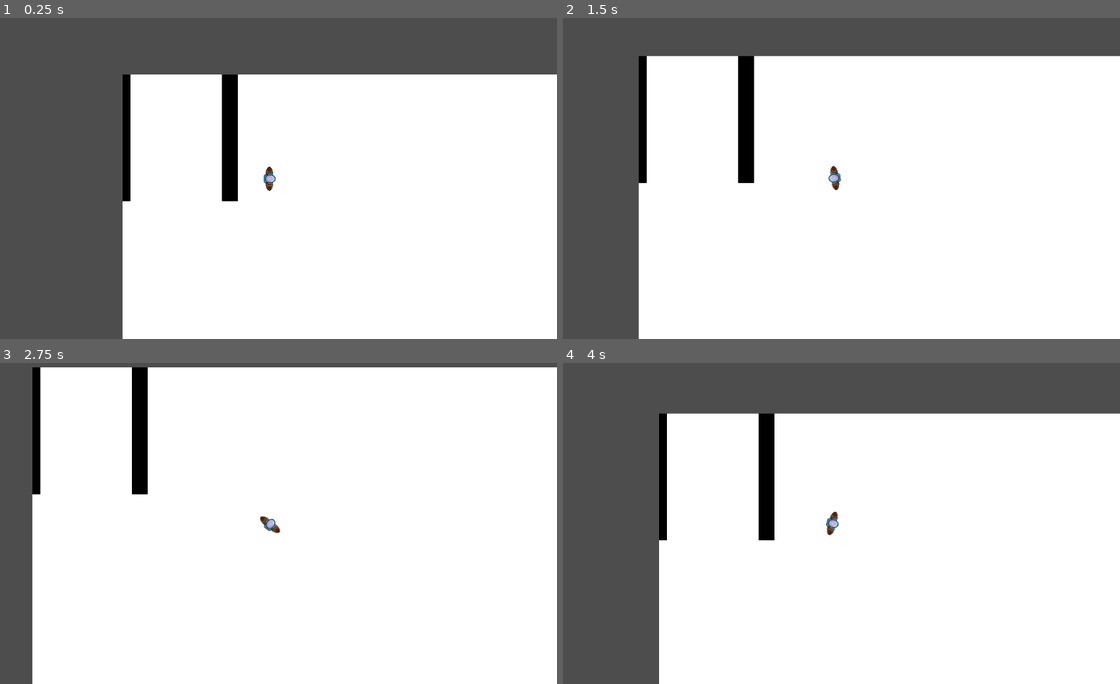
Above: before the commit, frames 1-4 (two rows, left to right).
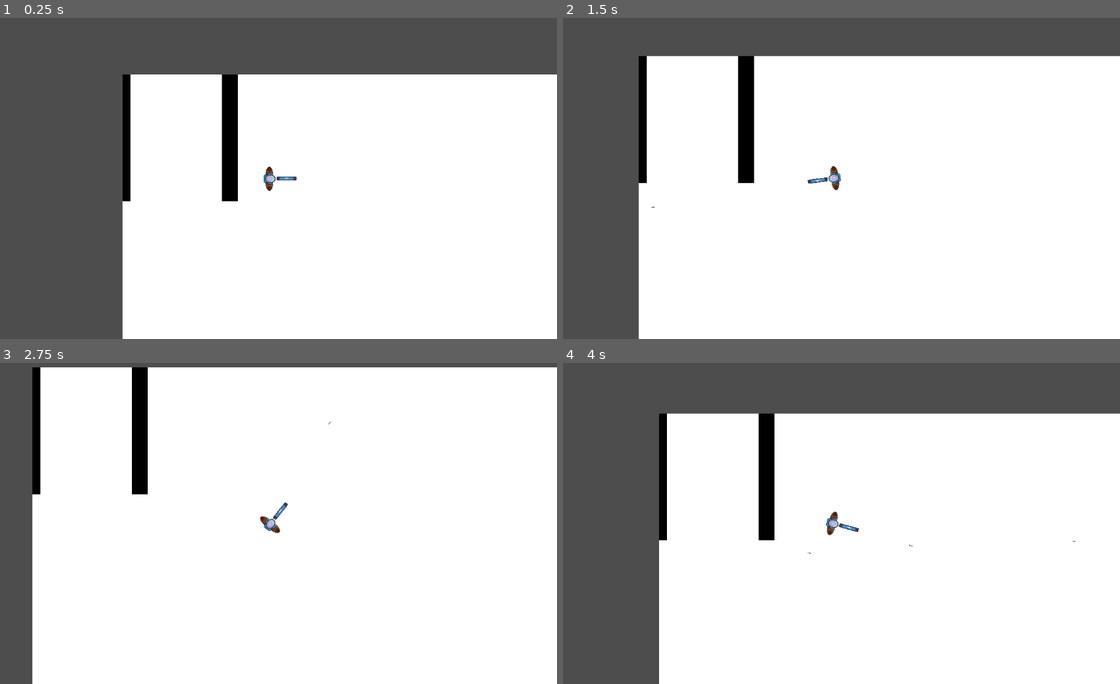
Above: after the commit, the same moments.

Repository: LurkenW/heistrouglite
Game: Godot game, scene res://scenes/bankTemp.tscn
Same seed, same stepped clock (60 frames per second), same inputs: the game is played once before the commit and once after it. The engine's default icon, where the game draws it, is replaced by a stand-in: a white triangle on a blue panel in a dark square.
Inputs (mouse positions are in pixels of both pictures, inside the frame that each line leads up to):
- Up to frame 1 (0.25 s): no input
- Up to frame 2 (1.5 s): tap Enter at 0.5 s; move the mouse to (958, 162) at 0.52 s; press the mouse at (958, 162) at 0.53 s; hold D (move_right) 0.53-1.28 s; move the mouse to (718, 194) at 1.27 s; release the mouse at (718, 194) at 1.28 s; hold S (move_down) from 1.28 s (still down); tap Shift (player_sprint_shift) at 1.35 s
- Up to frame 3 (2.75 s): click (155, 539) at 1.55 s; move the mouse to (328, 452) at 2.02 s; release S (move_down) at 2.03 s; press the mouse at (328, 452) at 2.03 s; hold D (move_right) from 2.03 s (still down)
- Up to frame 4 (4 s): move the mouse to (802, 587) at 2.77 s; release D (move_right) at 2.78 s; release the mouse at (802, 587) at 2.78 s; hold W (move_up) 2.78-3.53 s; click (802, 587) at 2.85 s; move the mouse to (1003, 571) at 3.52 s; hold A (move_left) from 3.53 s (still down); hold Shift (player_sprint_shift) from 3.53 s (still down); click (1003, 571) at 3.8 s

The runs differ from the first frame. In frame 1, less than 0.1% of the frame differs, in the area x 49-54%, y 49-51%; in frame 2, less than 0.1%; in frame 3, less than 0.1%; in frame 4, less than 0.1%, in the area x 43-93%, y 49-60%.

Commit message:
gun + bullet funkar ej

Diff:
--- a/heist_game/project.godot
+++ b/heist_game/project.godot
@@ -50,3 +50,8 @@
 "events": [Object(InputEventKey,"resource_local_to_scene":false,"resource_name":"","device":-1,"window_id":0,"alt_press …(195 unchanged characters)…
 ]
 }
+shoot_left_mouse={
+"deadzone": 0.5,
+"events": [Object(InputEventMouseButton,"resource_local_to_scene":false,"resource_name":"","device":-1,"window_id":0,"alt_pressed":false,"shift_pressed":false,"ctrl_pressed":false,"meta_pressed":false,"button_mask":1,"position":Vector2(109, 14),"global_position":Vector2(118, 60),"factor":1.0,"button_index":1,"canceled":false,"pressed":true,"double_click":false,"script":null)
+]
+}
--- /dev/null
+++ b/heist_game/scenes/bullet.tscn
@@ -0,0 +1,21 @@
+[gd_scene load_steps=4 format=3 uid="uid://biorh1fq7kgcv"]
+
+[ext_resource type="Script" path="res://scripts/bullet.gd" id="1_d6ixa"]
+[ext_resource type="Texture2D" uid="uid://g875c3c3kkef" path="res://recources/icon.svg" id="1_pafi1"]
+
+[sub_resource type="CircleShape2D" id="CircleShape2D_8p4xh"]
+radius = 12.0
+
+[node name="bullet" type="Area2D"]
+collision_layer = 0
+collision_mask = 3
+script = ExtResource("1_d6ixa")
+
+[node name="Icon" type="Sprite2D" parent="."]
+scale = Vector2(0.1875, 0.1875)
+texture = ExtResource("1_pafi1")
+
+[node name="CollisionShape2D" type="CollisionShape2D" parent="."]
+shape = SubResource("CircleShape2D_8p4xh")
+
+[connection signal="body_entered" from="." to="." method="_on_body_entered"]
--- /dev/null
+++ b/heist_game/scenes/gun.tscn
@@ -0,0 +1,19 @@
+[gd_scene load_steps=3 format=3 uid="uid://d3mmbg82nr6fl"]
+
+[ext_resource type="Script" path="res://scripts/gun.gd" id="1_27dnv"]
+[ext_resource type="Texture2D" uid="uid://g875c3c3kkef" path="res://recources/icon.svg" id="1_rp3k6"]
+
+[node name="Gun" type="Node2D"]
+script = ExtResource("1_27dnv")
+
+[node name="WeaponPivot" type="Marker2D" parent="."]
+position = Vector2(0, -2.38419e-07)
+scale = Vector2(0.5, 0.125)
+
+[node name="Icon" type="Sprite2D" parent="WeaponPivot"]
+position = Vector2(64, 1.90735e-06)
+scale = Vector2(0.625, 0.5)
+texture = ExtResource("1_rp3k6")
+
+[node name="ShootingPoint" type="Marker2D" parent="WeaponPivot/Icon"]
+position = Vector2(45, 0)
--- a/heist_game/scenes/player_char.tscn
+++ b/heist_game/scenes/player_char.tscn
@@ -1,8 +1,9 @@
-[gd_scene load_steps=5 format=3 uid="uid://b12l6a0an7xdp"]
+[gd_scene load_steps=6 format=3 uid="uid://b12l6a0an7xdp"]
 
 [ext_resource type="Script" path="res://scripts/player.gd" id="1_g0fyj"]
 [ext_resource type="Texture2D" uid="uid://cnfvelbvnj5xw" path="res://recources/tempChar.png" id="2_3alnj"]
-[ext_resource type="Script" path="res://scenes/camera_2d.gd" id="3_5iwb1"]
+[ext_resource type="Script" path="res://scripts/camera_2d.gd" id="3_5iwb1"]
+[ext_resource type="PackedScene" uid="uid://d3mmbg82nr6fl" path="res://scenes/gun.tscn" id="4_xls0d"]
 
 [sub_resource type="CapsuleShape2D" id="CapsuleShape2D_8huca"]
 radius = 7.0
@@ -20,3 +21,5 @@
 
 [node name="Camera2D" type="Camera2D" parent="."]
 script = ExtResource("3_5iwb1")
+
+[node name="Gun" parent="." instance=ExtResource("4_xls0d")]
--- /dev/null
+++ b/heist_game/scripts/bullet.gd
@@ -0,0 +1,20 @@
+extends Area2D
+
+var travelledDisance: float = 0
+const SPEED: float = 1000
+const RANGE: float = 15000
+
+func _physics_process(delta: float) -> void:
+
+	var direction: Vector2 = Vector2.RIGHT.rotated(rotation)
+	position += direction * SPEED * delta
+
+	travelledDisance = SPEED * delta
+	if travelledDisance > RANGE:
+		queue_free()
+
+
+func _on_body_entered(body: Node2D) -> void:
+	queue_free()
+	if body.has_method("takeDamage"):
+		body.takeDamage()
--- /dev/null
+++ b/heist_game/scripts/gun.gd
@@ -0,0 +1,12 @@
+extends Node2D
+
+var shootingPoint: Marker2D
+
+func shoot() -> void:
+	const BULLET = preload("res://scenes/bullet.tscn")
+	var new_bullet = BULLET.instantiate()
+
+	new_bullet.global_position = $WeaponPivot/Icon/ShootingPoint.global_position
+	new_bullet.global_rotation = $WeaponPivot/Icon/ShootingPoint.global_rotation
+
+	$WeaponPivot/Icon/ShootingPoint.add_child(new_bullet)
--- a/heist_game/scripts/player.gd
+++ b/heist_game/scripts/player.gd
@@ -20,3 +20,6 @@
 		SPEED = 300
 	if event.is_action_released("player_sprint_shift"):
 		SPEED = 125
+
+	if event.is_action_pressed("shoot_left_mouse"):
+		$Gun.shoot()
Renamed: heist_game/scenes/camera_2d.gd -> heist_game/scripts/camera_2d.gd
